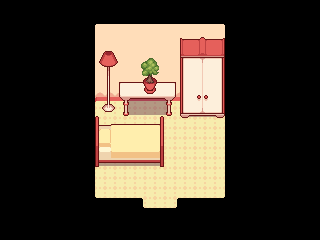
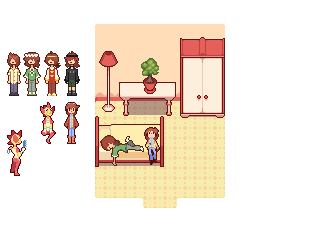
Layered file, before and after one edit (320 × 240). Changes by layer:
showed "Layer 4", painted on it over [7, 51, 160, 182]
